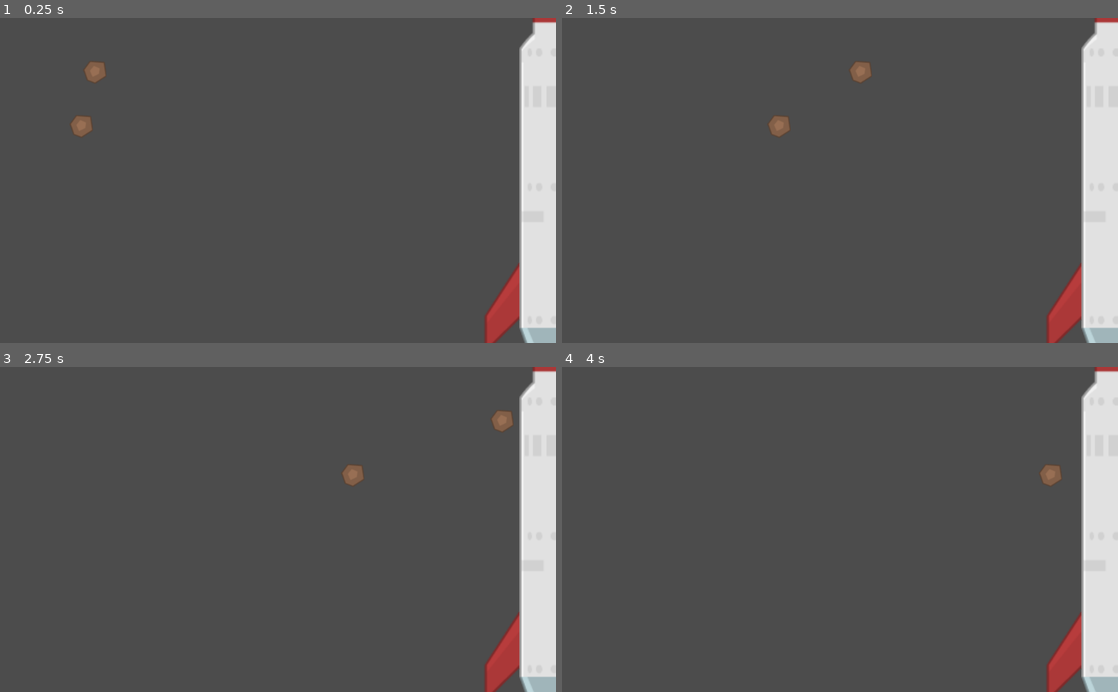
Above: before the commit, frames 1-4 (two rows, left to right).
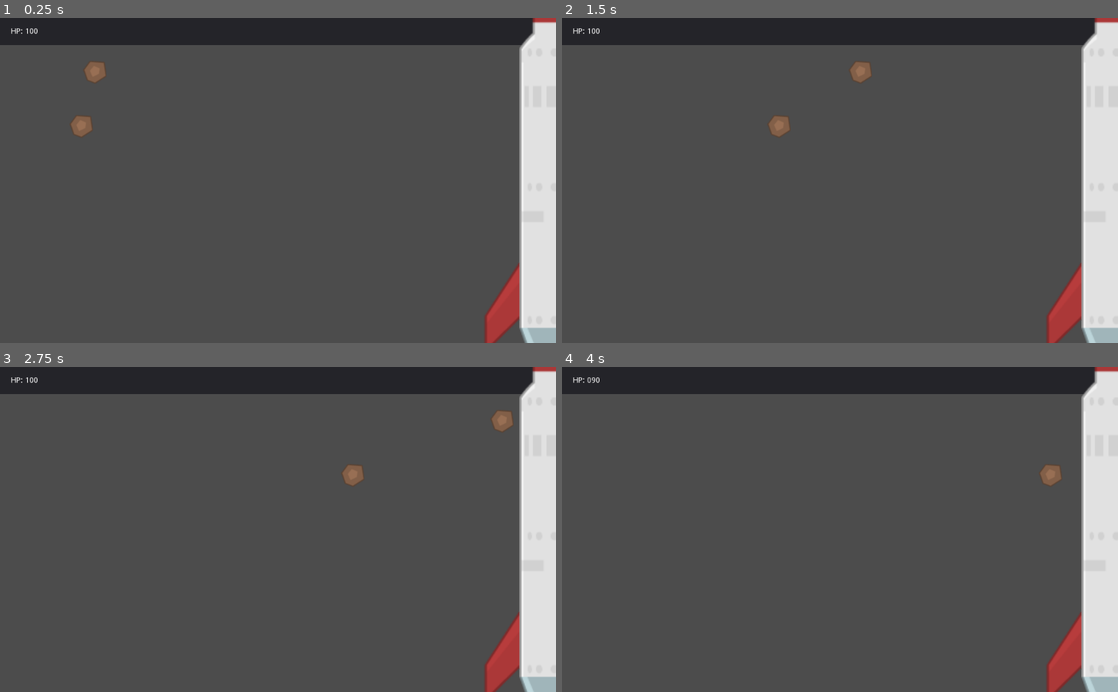
Above: after the commit, the same moments.

Repository: DrgnInventor/celestiarc
Game: Godot game, scene res://scenes/Main.tscn
The game is run twice, just before and just after one commit, with the same random seed, the same clock (stepped at 60 frames per second) and the same inputs.
Inputs:
- Up to frame 1 (0.25 s): no input
- Up to frame 2 (1.5 s): no input
- Up to frame 3 (2.75 s): no input
- Up to frame 4 (4 s): no input

The runs differ from the first frame. In frame 1, 7.9% of the frame differs, in the area x 0-96%, y 0-9%; in frame 2, 7.9%; in frame 3, 7.9%; in frame 4, 7.9%.

Commit message:
Add HP and a HUD with HP

Diff:
--- a/scenes/Main.tscn
+++ b/scenes/Main.tscn
@@ -6,5 +6,28 @@
 [node name="Main" type="Node2D"]
 script = ExtResource( 2 )
 
+[node name="HUD" type="Control" parent="."]
+margin_right = 1024.0
+margin_bottom = 50.0
+__meta__ = {
+"_edit_use_anchors_": false
+}
+
+[node name="Panel" type="Panel" parent="HUD"]
+anchor_right = 1.0
+anchor_bottom = 1.0
+__meta__ = {
+"_edit_use_anchors_": false
+}
+
+[node name="HpLabel" type="Label" parent="HUD/Panel"]
+anchor_top = 0.5
+anchor_bottom = 0.5
+margin_left = 20.0
+margin_top = -7.0
+margin_right = 82.0
+margin_bottom = 7.0
+text = "HP: XXX"
+
 [node name="SpaceStation" parent="." instance=ExtResource( 1 )]
 position = Vector2( 1021.85, 296.665 )
--- a/scenes/SpaceStation.tscn
+++ b/scenes/SpaceStation.tscn
@@ -1,11 +1,13 @@
-[gd_scene load_steps=3 format=2]
+[gd_scene load_steps=4 format=2]
 
 [ext_resource path="res://assets/spaceRockets_004.png" type="Texture" id=1]
+[ext_resource path="res://scripts/SpaceStation.gd" type="Script" id=2]
 
 [sub_resource type="RectangleShape2D" id=1]
 extents = Vector2( 68, 342 )
 
 [node name="SpaceStation" type="StaticBody2D"]
+script = ExtResource( 2 )
 
 [node name="Sprite" type="Sprite" parent="."]
 scale = Vector2( 1.91924, 1.91924 )
--- /dev/null
+++ b/scripts/SpaceStation.gd
@@ -0,0 +1,13 @@
+extends StaticBody2D
+
+signal die
+signal hp_change(hp)
+export var max_hp = 100
+var current_hp = max_hp
+
+
+func hit(hp):
+	current_hp = max(0, current_hp - hp)
+	emit_signal("hp_change", hp)
+	if current_hp == 0:
+		emit_signal("die")
--- a/scripts/main.gd
+++ b/scripts/main.gd
@@ -1,9 +1,13 @@
 extends Node2D
 
 const Meteor = preload("res://scenes/Meteor.tscn")
+onready var hp_label = $HUD/Panel/HpLabel
+onready var space_station = $SpaceStation
 
 
 func _ready():
+	refresh_hp_label()
+	space_station.connect("hp_change", self, "_on_space_station_hp_change")
 	# warning-ignore:return_value_discarded
 	add_meteor(Vector2(100, 100), 300)
 	# warning-ignore:return_value_discarded
@@ -11,7 +15,11 @@
 
 
 func _on_meteor_collision():
-	print("A meteorite hit the space station")
+	space_station.hit(10)
+
+
+func _on_space_station_hp_change(_hp: int) -> void:
+	refresh_hp_label()
 
 
 func add_meteor(pos: Vector2, v: int) -> KinematicBody2D:
@@ -21,3 +29,6 @@
 	m.global_position = pos
 	add_child(m)
 	return m
+
+func refresh_hp_label() -> void:
+	hp_label.text = "HP: %03d" % space_station.current_hp
